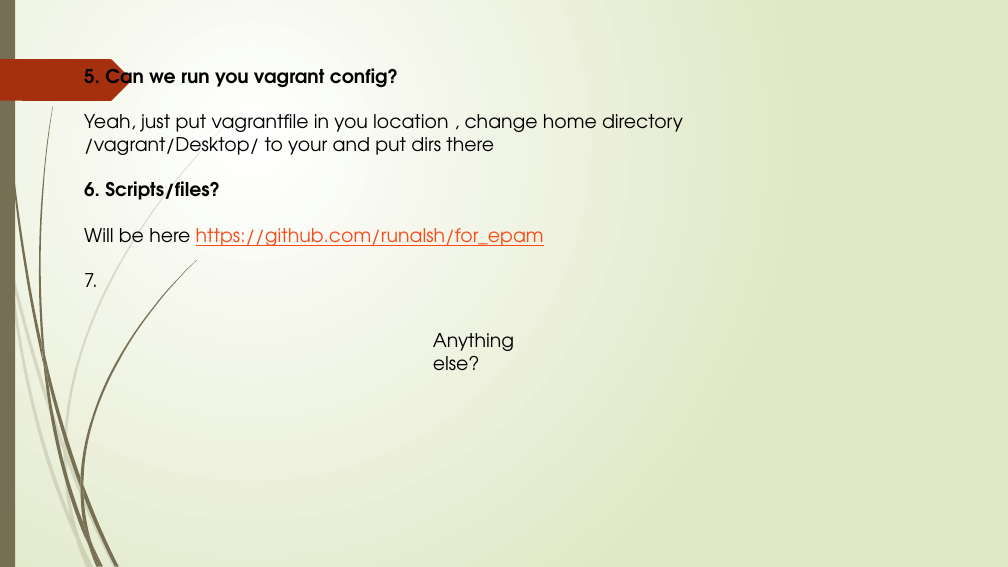
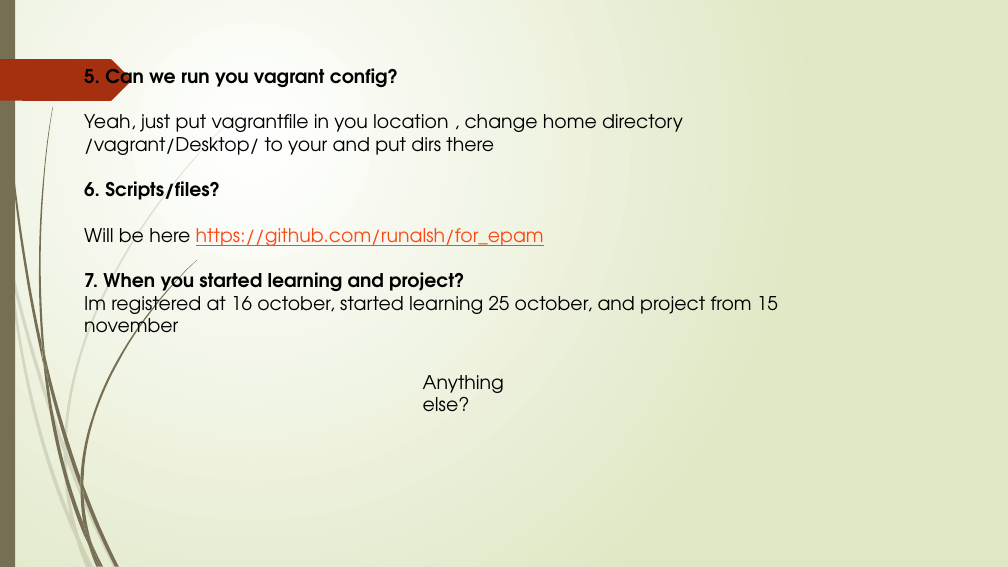
Before and after one commit to runalsh/epam-devops-school, a slide deck: slide 22 of ilnursh.pptx. Drawn at 1008x567 pixels with LibreOffice and Linux fonts; fonts in the diff are those of the drawing. Boxes give left, top, right and bottom in pixels: in the first picture for what was removed or moved away, otherwise in the second. Text is boxed around its words. In the diff, an @@ line names an element or a change of style, - is before the commit and + after.

```diff
--- a/ilnursh.pptx
+++ b/ilnursh.pptx
@@ text at bbox=[84, 267, 778, 341]: text changed @@
-7.
+7. When you started learning and project?
+Im registered at 16 october, started learning 25 october, and project from 15 november
@@ text "Anything else?": place and size @@
-text "Anything else?" at bbox=[433, 333, 514, 371]
+text "Anything else?" at bbox=[423, 375, 504, 412]
```
